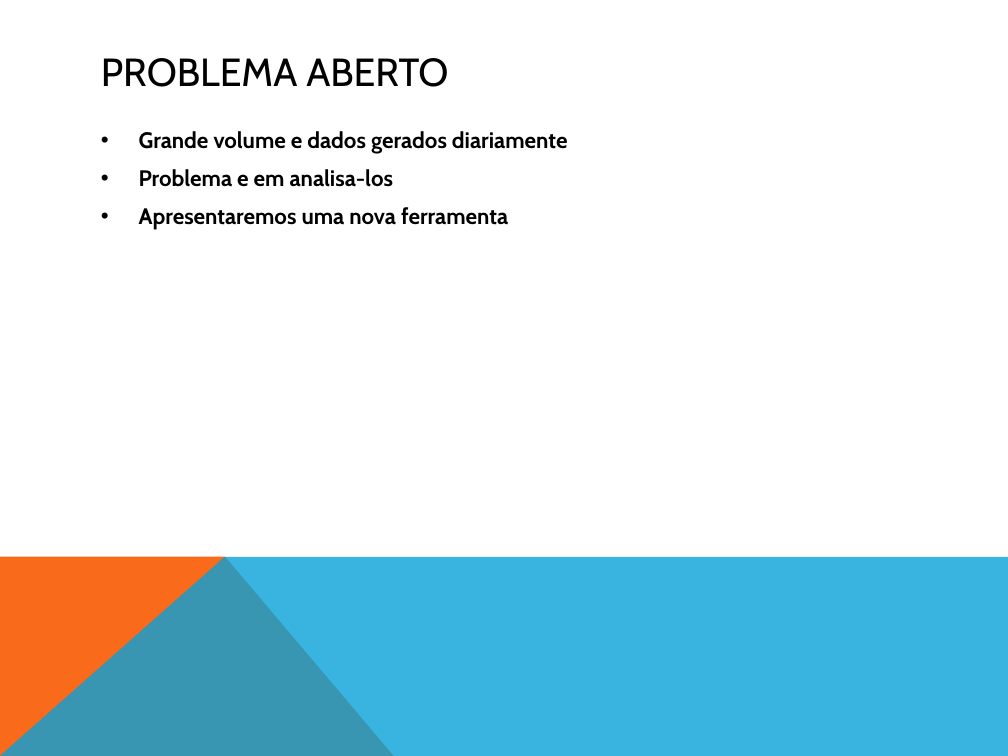
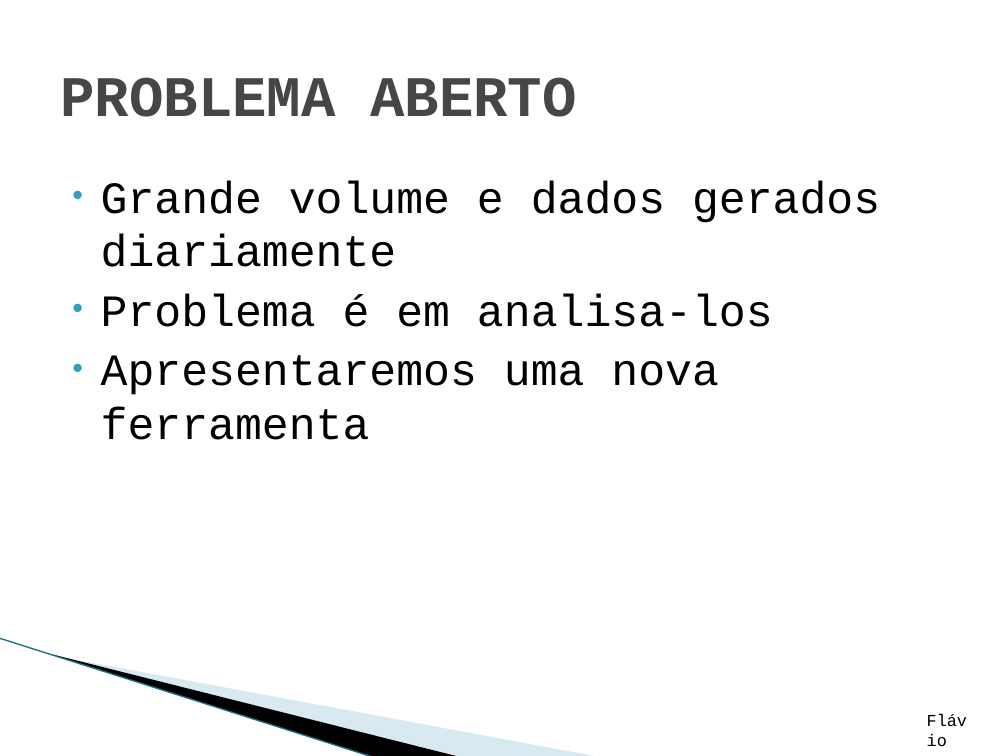
Before and after one commit to WeslleySanto/UNIP-CC, a slide deck: slide 2 of TCC/apresentação-tcc.pptx. Drawn at 1008x756 pixels with LibreOffice and Linux fonts; fonts in the diff are those of the drawing; background and template pictures are left out. Boxes give left, top, right and bottom in pixels: in the first picture for what was removed or moved away, otherwise in the second. Text is boxed around its words. In the diff, an @@ line names an element or a change of style, - is before the commit and + after.

```diff
--- a/TCC/apresentação-tcc.pptx
+++ b/TCC/apresentação-tcc.pptx
@@ title "PROBLEMA ABERTO": place and size @@
-title "PROBLEMA ABERTO" at (101,58,448,87)
+title "PROBLEMA ABERTO" at (60,77,577,117)
@@ title "PROBLEMA ABERTO" at (60,77,577,117): size 28 to 41 pt, font Cabin to Courier New, text colour #000000 to #464646, bold on @@
@@ text "Grande volume e dados gerados ...": place and size @@
-text "Grande volume e dados gerados ..." at (139,131,568,230)
+text "Grande volume e dados gerados ..." at (101,181,880,440)
@@ text at (101,181,880,440): size 16 to 32 pt, font Cabin to Courier New, bold off in "Grande volume e dados gerados diariamente", "Apresentaremos uma nova ferramenta"; indent changed; less space between paragraphs @@
@@ text at (101,294,773,327): text changed; size 16 to 32 pt; font Cabin to Courier New; bold off @@
-• Problema e em analisa-los
+• Problema é em analisa-los
@@ freeform shape removed at (0,556,1008,756) @@
@@ line added from (0, 638) to (374, 756), #97C5D8 0.95 pt @@
@@ freeform shape: place and size @@
-freeform shape at (0,556,394,756)
+freeform shape at (53,654,461,756)
@@ freeform shape at (53,654,461,756): fill #F96A1B to #000000 @@
@@ freeform shape added at (55,655,600,756), fill #A0CBDC at 40% opacity @@
@@ text added at (916,705,984,735), 12 pt, text #000000 @@
+Flávio
```
Also in this commit, not shown: 16 other slides changed, 6 slides added, 1 slide removed.
